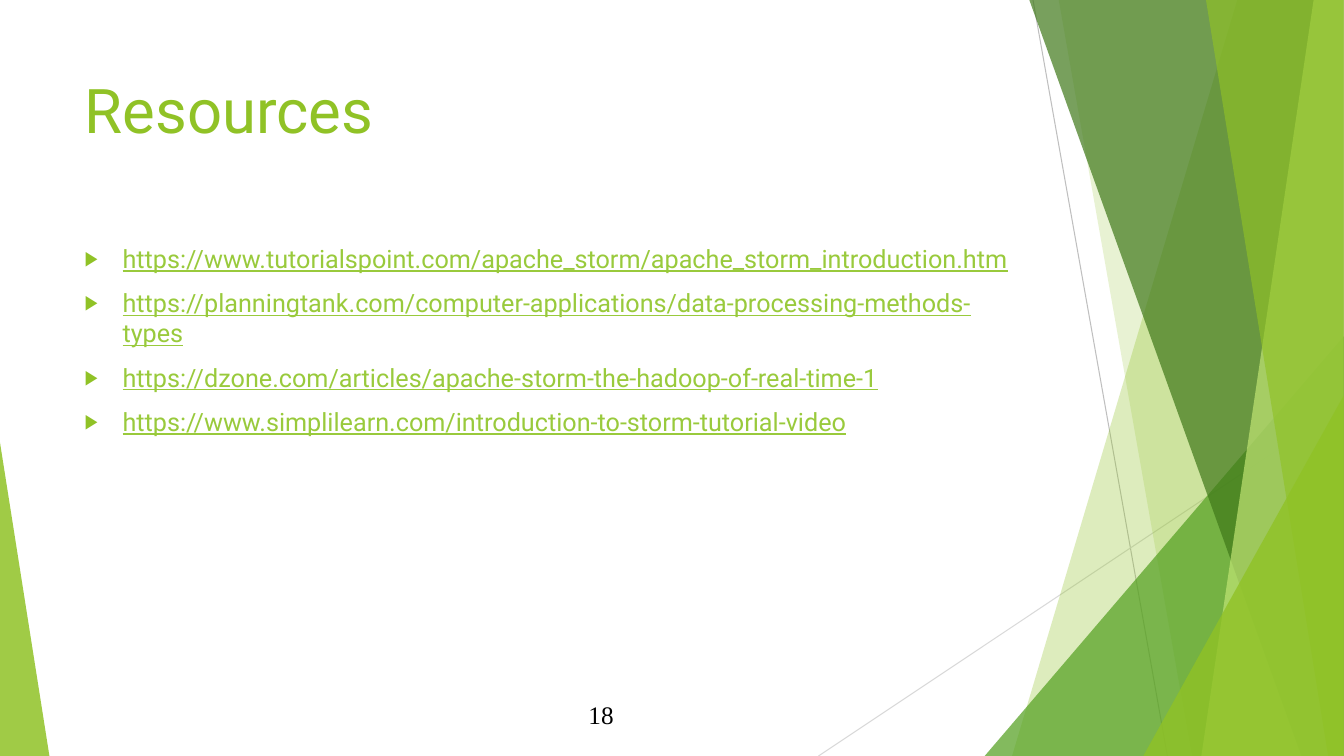
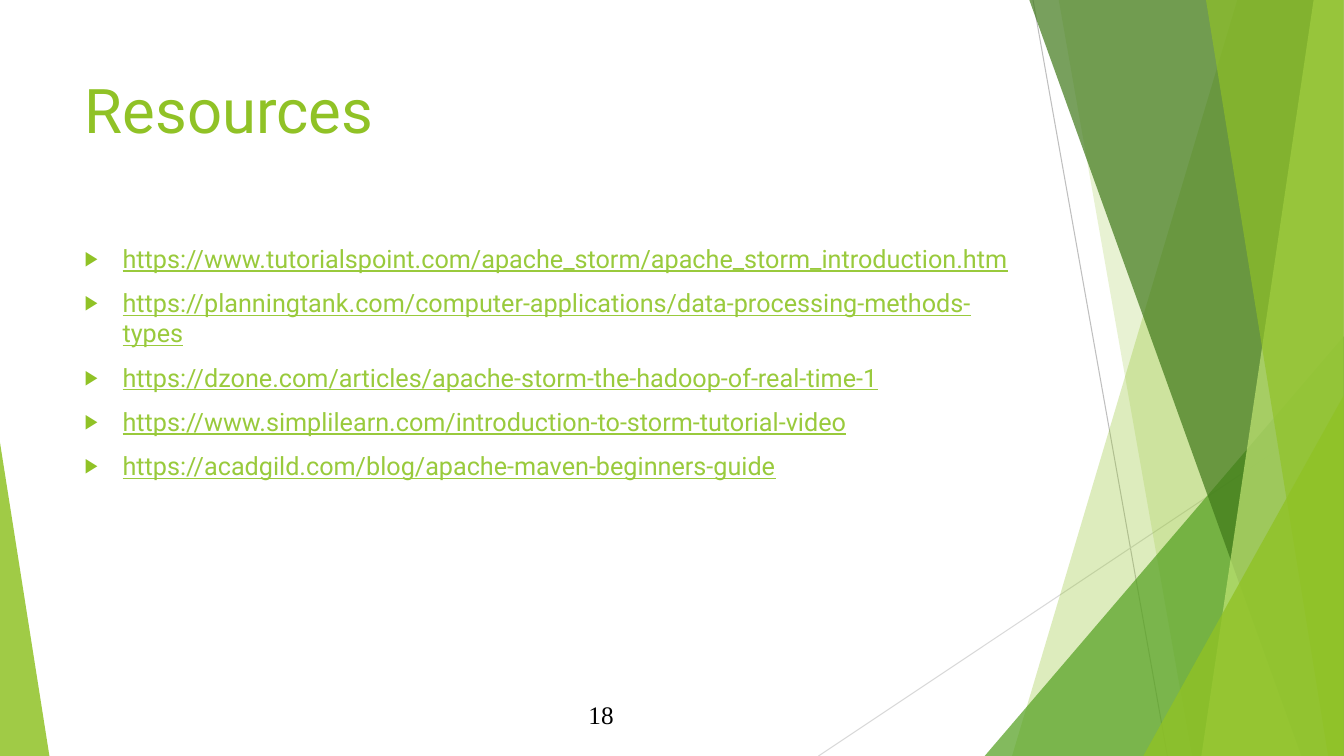
Before and after one commit to MRaghavendar/Storm_demo, a slide deck: slide 18 of Docs/Workshop_BigData.pptx. Drawn at 1344x756 pixels with LibreOffice and Linux fonts; fonts in the diff are those of the drawing. Boxes give left, top, right and bottom in pixels: in the first picture for what was removed or moved away, otherwise in the second. Text is boxed around its words. In the diff, an @@ line names an element or a change of style, - is before the commit and + after.

```diff
--- a/Docs/Workshop_BigData.pptx
+++ b/Docs/Workshop_BigData.pptx
@@ text at (123, 456, 776, 481): paragraph added @@
+▶ https://acadgild.com/blog/apache-maven-beginners-guide
```
Also in this commit, not shown: 1 other slide changed, 1 other file.
